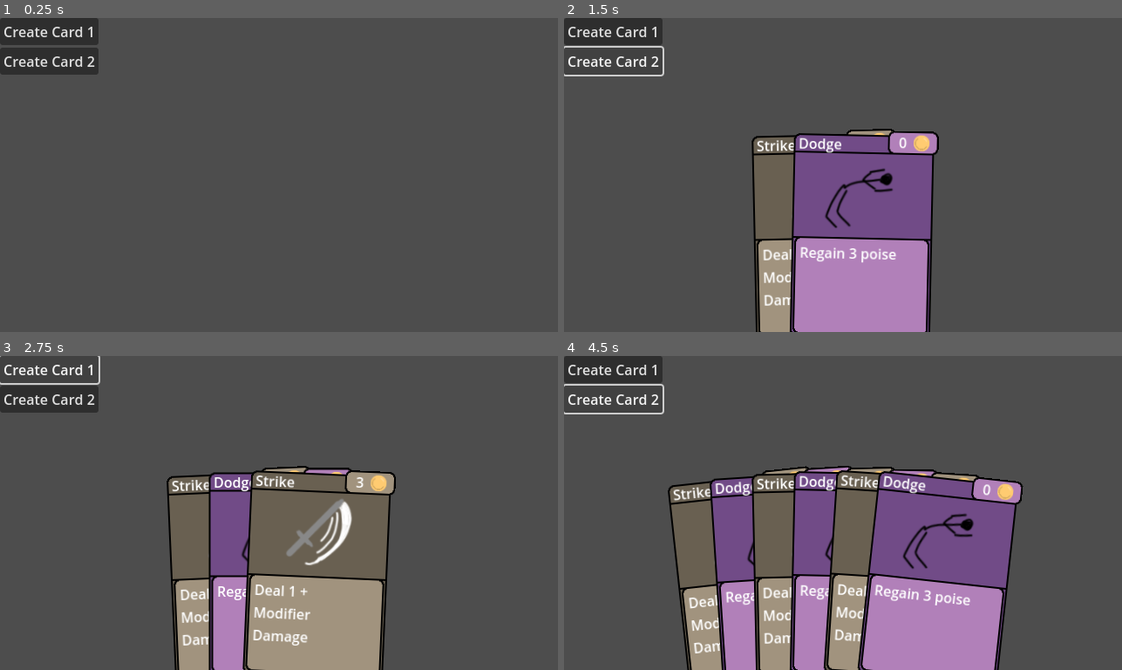
Above: before the commit, frames 1-4 (two rows, left to right).
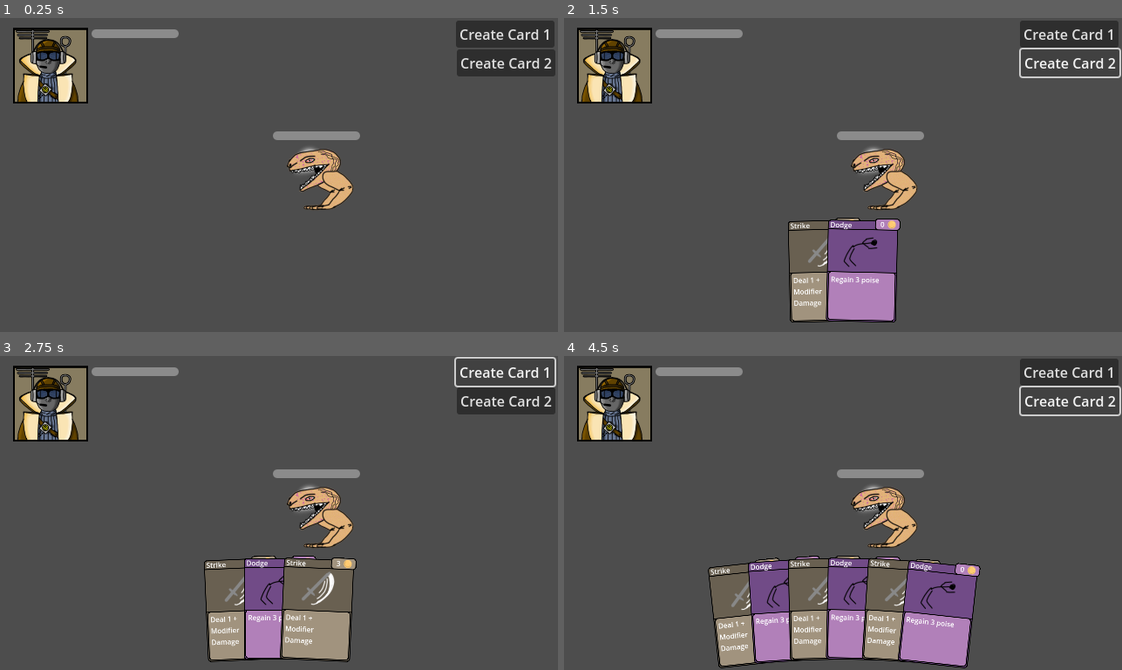
Above: after the commit, the same moments.

Repository: Kwism1127/FearNotDeath
Game: Godot game, scene res://main.tscn
Same seed, same stepped clock (60 frames per second), same inputs: the game is played once before the commit and once after it. Before the commit the project starts from res://deck_n_hand.tscn.
Inputs:
- Up to frame 1 (0.25 s): no input
- Up to frame 2 (1.5 s): click "Create Card 1" at 0.5 s; click "Create Card 2" at 1.25 s
- Up to frame 3 (2.75 s): click "Create Card 1" at 2 s
- Up to frame 4 (4.5 s): click "Create Card 2" at 2.75 s; click "Create Card 1" at 3.5 s; click "Create Card 2" at 4.25 s

The runs differ from the first frame. In frame 1, 9.2% of the frame differs, in the area x 0-100%, y 0-62%; in frame 2, 24%; in frame 3, 28%; in frame 4, 41%, in the area x 0-100%, y 0-100%.

Commit message:
Character features
Added player portrait
Added placeholder enemy sprite
Added basic health bars
Added script to manage health bars

Diff:
--- a/Card Scenes/dodge.gd
+++ b/Card Scenes/dodge.gd
@@ -2,15 +2,6 @@
 
 signal mouse_entered(card: Card)
 signal mouse_exited(card: Card)
-
-# Called when the node enters the scene tree for the first time.
-func _ready():
-	pass # Replace with function body.
-
-
-# Called every frame. 'delta' is the elapsed time since the previous frame.
-func _process(delta):
-	pass
 
 func highlight():
 	$Card.highlight()
--- a/Card Scenes/dodge.tscn
+++ b/Card Scenes/dodge.tscn
@@ -6,6 +6,7 @@
 [ext_resource type="Texture2D" uid="uid://b12nfuafv2wmp" path="res://Assets/hemomancer_card_base.png" id="4_qugee"]
 
 [node name="Dodge" type="Node2D"]
+scale = Vector2(0.5, 0.5)
 script = ExtResource("1_yhhg6")
 
 [node name="Card" parent="." instance=ExtResource("1_6kq71")]
--- a/Card Scenes/strike.gd
+++ b/Card Scenes/strike.gd
@@ -3,14 +3,6 @@
 signal mouse_entered(card: Card)
 signal mouse_exited(card: Card)
 
-# Called when the node enters the scene tree for the first time.
-func _ready():
-	pass # Replace with function body.
-
-
-# Called every frame. 'delta' is the elapsed time since the previous frame.
-func _process(delta):
-	pass
 
 func highlight():
 	$Card.highlight()
--- a/Card Scenes/strike.tscn
+++ b/Card Scenes/strike.tscn
@@ -4,6 +4,7 @@
 [ext_resource type="PackedScene" uid="uid://c5unkrxf8u18p" path="res://card.tscn" id="1_twqcn"]
 
 [node name="Strike" type="Node2D"]
+scale = Vector2(0.5, 0.5)
 script = ExtResource("1_08a21")
 
 [node name="Card" parent="." instance=ExtResource("1_twqcn")]
--- a/Scripts/card.gd
+++ b/Scripts/card.gd
@@ -55,7 +55,7 @@
 	base_sprite.set_modulate(Color(1,1,1,1))
 
 # Called every frame. 'delta' is the elapsed time since the previous frame.
-func _process(delta):
+func _process(_delta):
 	_update_graphics()
 
 
@@ -69,5 +69,5 @@
 
 
 
-func _on_area_2d_input_event(viewport, event, shape_idx):
-	pass # Replace with function body.
+#func _on_area_2d_input_event(viewport, event, shape_idx):
+#	pass # Replace with function body.
--- /dev/null
+++ b/Scripts/character.gd
@@ -0,0 +1,24 @@
+@tool
+class_name Character extends Node2D
+
+@export var max_hp: int = 10;
+@export var current_hp: int = 10;
+
+func set_hp(_max: int, _current: int):
+	max_hp = _max
+	current_hp = _current
+
+func update_hpbar():
+	if ($Healthbar as ProgressBar).max_value != max_hp:
+		($Healthbar as ProgressBar).max_value = max_hp
+	if ($Healthbar as ProgressBar).value != current_hp:
+		($Healthbar as ProgressBar).value = current_hp
+
+# Called when the node enters the scene tree for the first time.
+func _ready():
+	pass # Replace with function body.
+
+
+# Called every frame. 'delta' is the elapsed time since the previous frame.
+func _process(_delta):
+	update_hpbar()
--- a/Scripts/deck_n_hand.gd
+++ b/Scripts/deck_n_hand.gd
@@ -4,14 +4,6 @@
 @onready var dodge_card: PackedScene = preload("res://Card Scenes/dodge.tscn")
 @onready var hand: Hand = $CanvasLayer/Hand
 
-# Called when the node enters the scene tree for the first time.
-func _ready():
-	pass # Replace with function body.
-
-
-# Called every frame. 'delta' is the elapsed time since the previous frame.
-func _process(delta):
-	pass
 
 
 func _on_card_spawn_tester_0_pressed():
--- a/card.tscn
+++ b/card.tscn
@@ -68,6 +68,5 @@
 position = Vector2(0.5, 0)
 shape = SubResource("RectangleShape2D_cwoxu")
 
-[connection signal="input_event" from="Area2D" to="." method="_on_area_2d_input_event"]
 [connection signal="mouse_entered" from="Area2D" to="." method="_on_area_2d_mouse_entered"]
 [connection signal="mouse_exited" from="Area2D" to="." method="_on_area_2d_mouse_exited"]
--- a/deck_n_hand.tscn
+++ b/deck_n_hand.tscn
@@ -9,18 +9,21 @@
 [node name="CanvasLayer" type="CanvasLayer" parent="."]
 
 [node name="Hand" parent="CanvasLayer" instance=ExtResource("2_esfwl")]
-position = Vector2(320, 1250)
+position = Vector2(320, 1290)
 max_card_spread = 2.5
 
 [node name="CardSpawnTester0" type="Button" parent="."]
-offset_right = 8.0
-offset_bottom = 8.0
+offset_left = 523.0
+offset_top = 3.0
+offset_right = 636.0
+offset_bottom = 34.0
 text = "Create Card 1"
 
 [node name="CardSpawnTester1" type="Button" parent="."]
-offset_top = 34.0
-offset_right = 113.0
-offset_bottom = 65.0
+offset_left = 524.0
+offset_top = 36.0
+offset_right = 637.0
+offset_bottom = 67.0
 text = "Create Card 2"
 
 [connection signal="pressed" from="CardSpawnTester0" to="." method="_on_card_spawn_tester_0_pressed"]
--- a/hand.gd
+++ b/hand.gd
@@ -74,7 +74,7 @@
 		card.queue_free()
 
 # Called every frame. 'delta' is the elapsed time since the previous frame.
-func _process(delta):
+func _process(_delta):
 	#tool logic
 	current_card_index = -1
 	for card in hand:
--- /dev/null
+++ b/main.tscn
@@ -0,0 +1,48 @@
+[gd_scene load_steps=5 format=3 uid="uid://dnsora3lr0ro5"]
+
+[ext_resource type="PackedScene" uid="uid://c8uiuff7tftri" path="res://deck_n_hand.tscn" id="1_2eew1"]
+[ext_resource type="Texture2D" uid="uid://dxix5f7ebo4k7" path="res://Assets/RangerPortrait.png" id="2_otn1f"]
+[ext_resource type="Script" path="res://Scripts/character.gd" id="2_pg0s2"]
+[ext_resource type="Texture2D" uid="uid://betqtwiihe121" path="res://Assets/biter.png" id="3_hc0yc"]
+
+[node name="Main" type="Node2D"]
+
+[node name="DeckNHand" parent="." instance=ExtResource("1_2eew1")]
+
+[node name="GameScreen" type="Node2D" parent="."]
+
+[node name="PlayerCharacter" type="Node2D" parent="GameScreen"]
+script = ExtResource("2_pg0s2")
+
+[node name="Portrait" type="Sprite2D" parent="GameScreen/PlayerCharacter"]
+position = Vector2(58, 55)
+scale = Vector2(0.4, 0.4)
+texture = ExtResource("2_otn1f")
+
+[node name="Healthbar" type="ProgressBar" parent="GameScreen/PlayerCharacter"]
+offset_left = 105.0
+offset_top = 13.0
+offset_right = 205.0
+offset_bottom = 23.0
+max_value = 10.0
+step = 1.0
+value = 10.0
+show_percentage = false
+
+[node name="EnemyCharacter" type="Node2D" parent="GameScreen"]
+script = ExtResource("2_pg0s2")
+
+[node name="Sprite" type="Sprite2D" parent="GameScreen/EnemyCharacter"]
+position = Vector2(366, 147)
+scale = Vector2(0.5, 0.5)
+texture = ExtResource("3_hc0yc")
+
+[node name="Healthbar" type="ProgressBar" parent="GameScreen/EnemyCharacter"]
+offset_left = 313.0
+offset_top = 130.0
+offset_right = 413.0
+offset_bottom = 140.0
+max_value = 10.0
+step = 1.0
+value = 10.0
+show_percentage = false
--- a/project.godot
+++ b/project.godot
@@ -11,7 +11,7 @@
 [application]
 
 config/name="FearNotDeath"
-run/main_scene="res://deck_n_hand.tscn"
+run/main_scene="res://main.tscn"
 config/features=PackedStringArray("4.2", "Forward Plus")
 config/icon="res://icon.svg"
 
Binary file added: Assets/RangerPortrait.png
Not shown, added: Assets/RangerPortrait.png.import
Binary file added: Assets/biter.png
Not shown, added: Assets/biter.png.import
